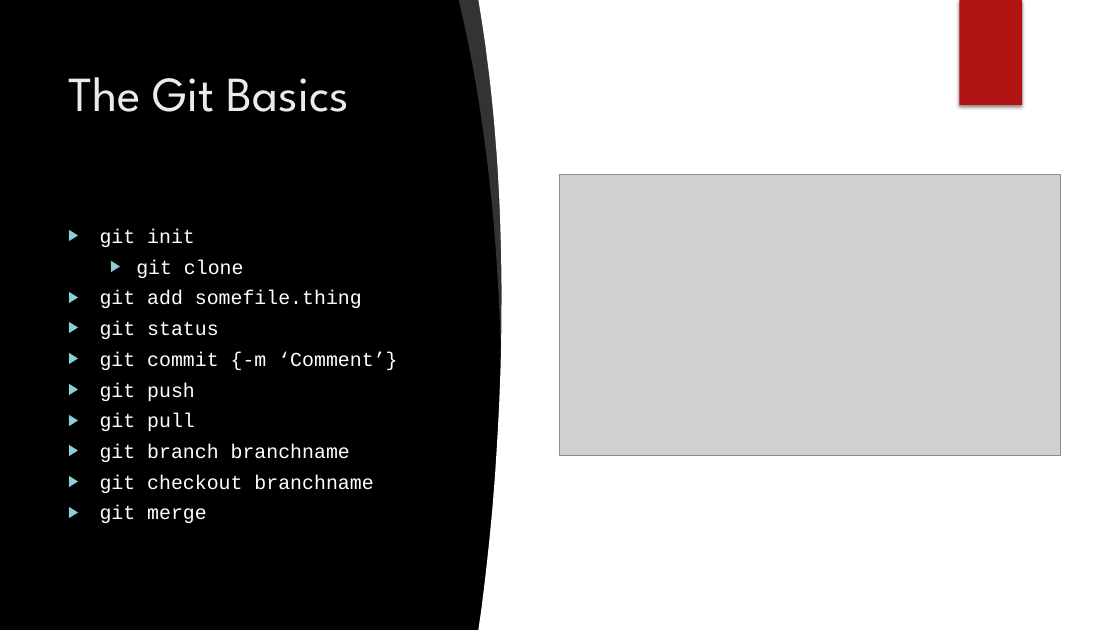
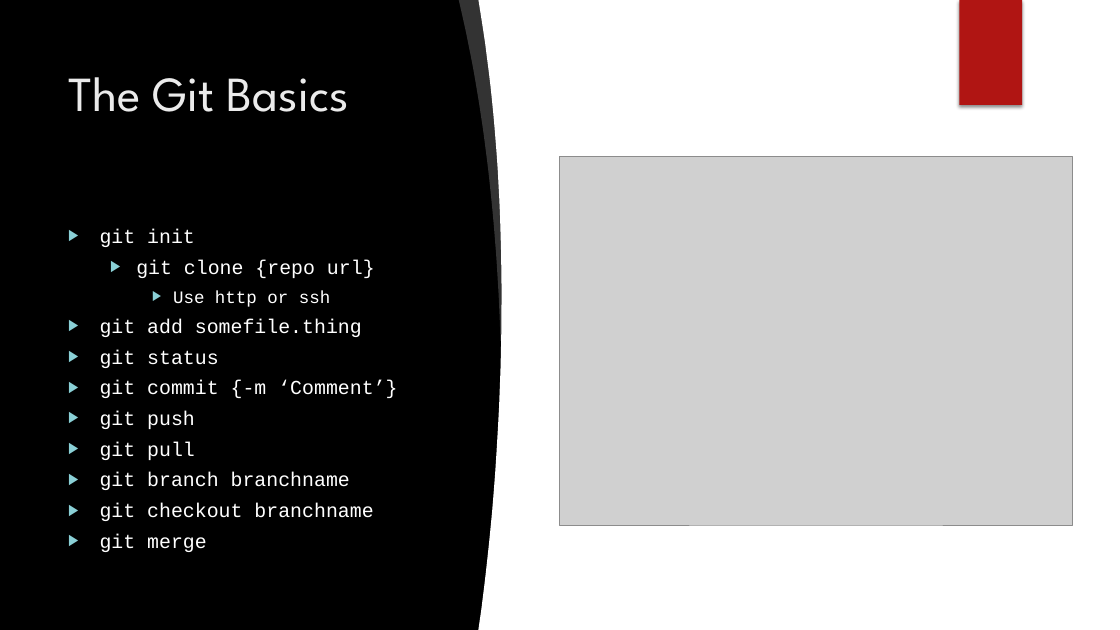
Before and after one commit to dvdmuckle/git101, a slide deck: slide 4 of Git 101.pptx. Drawn at 1120x630 pixels with LibreOffice and Linux fonts; fonts in the diff are those of the drawing; grey boxes stand for pictures; background and template pictures are left out. Boxes give left, top, right and bottom in pixels: in the first picture for what was removed or moved away, otherwise in the second. Text is boxed around its words. In the diff, an @@ line names an element or a change of style, - is before the commit and + after.

Commit message:
Swapped pictures and added more text

```diff
--- a/Git 101.pptx
+++ b/Git 101.pptx
@@ picture: place and size @@
-picture at <box>560,174,1060,455</box>
+picture at <box>560,156,1072,525</box>
@@ text at <box>136,260,375,307</box>: text changed @@
-  ▶ git clone
+  ▶ git clone {repo url}
+    ▶ Use http or ssh
```
